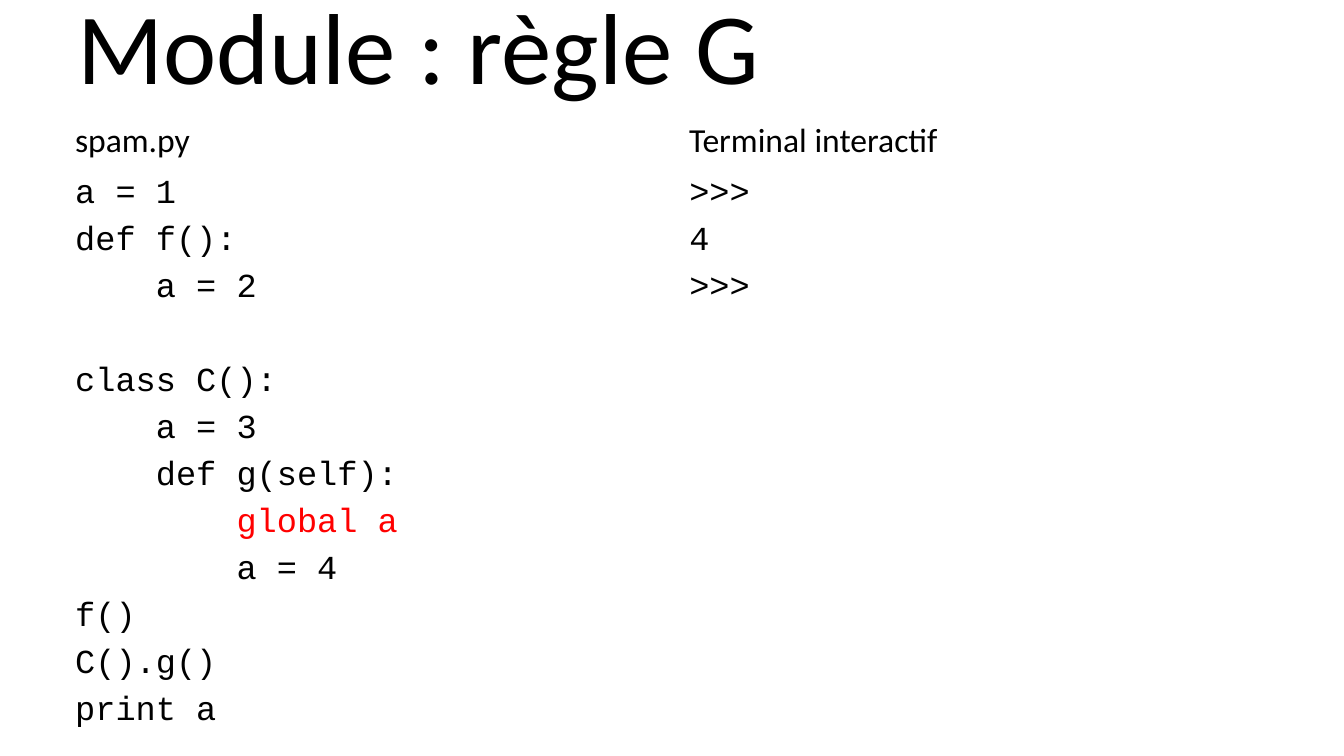
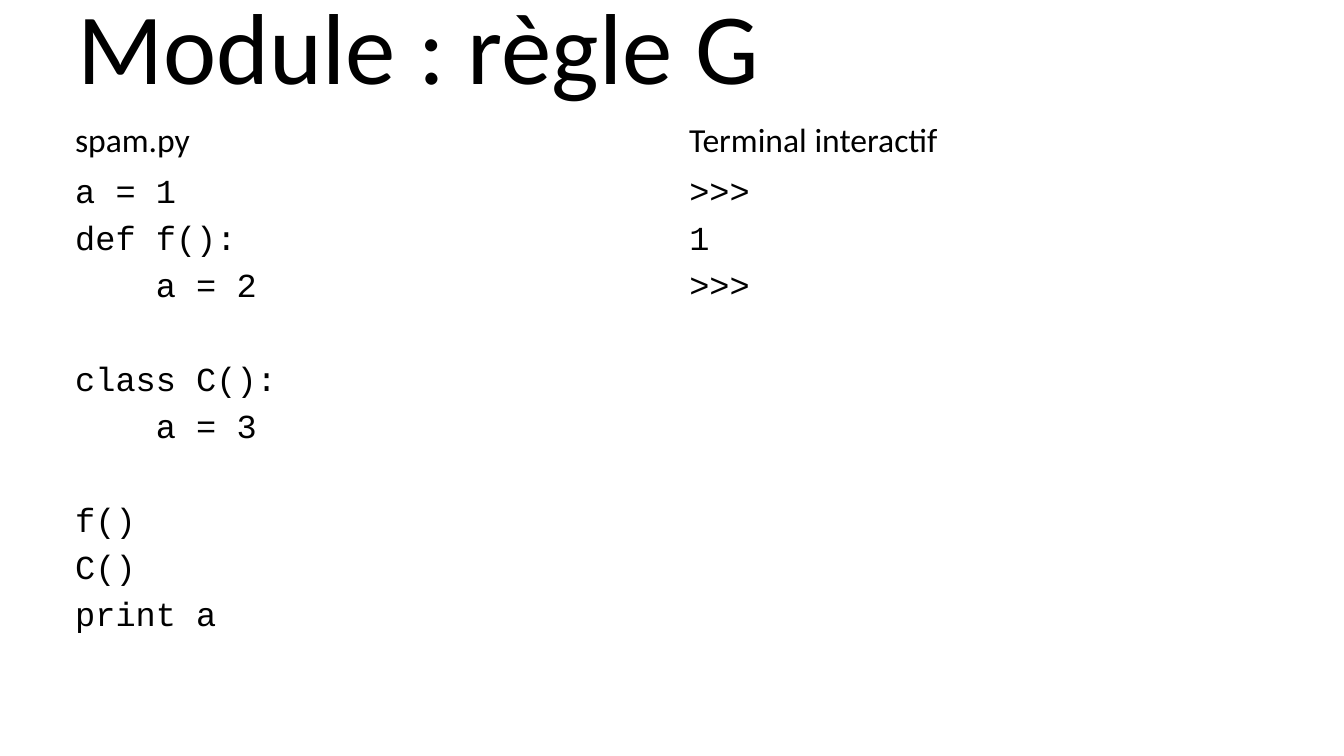
Before and after one commit to parmentelat/flotpython-archive, a slide deck: slide 5 of semaine4/CO12AL-W4-VIDEO09-SLIDE01.pptx. Drawn at 1344x756 pixels with LibreOffice and Linux fonts; fonts in the diff are those of the drawing. Boxes give left, top, right and bottom in pixels: in the first picture for what was removed or moved away, otherwise in the second. Text is boxed around its words. In the diff, an @@ line names an element or a change of style, - is before the commit and + after.

```diff
--- a/semaine4/CO12AL-W4-VIDEO09-SLIDE01.pptx
+++ b/semaine4/CO12AL-W4-VIDEO09-SLIDE01.pptx
@@ text at bbox=[689, 228, 709, 250]: text changed @@
-4
+1
@@ text at bbox=[156, 461, 398, 580]: paragraphs removed @@
-def g(self):
-global a
-a = 4
@@ text at bbox=[75, 555, 136, 586]: text changed @@
-C().g()
+C()
```
Also in this commit, not shown: 2 other slides changed, 4 other files.
